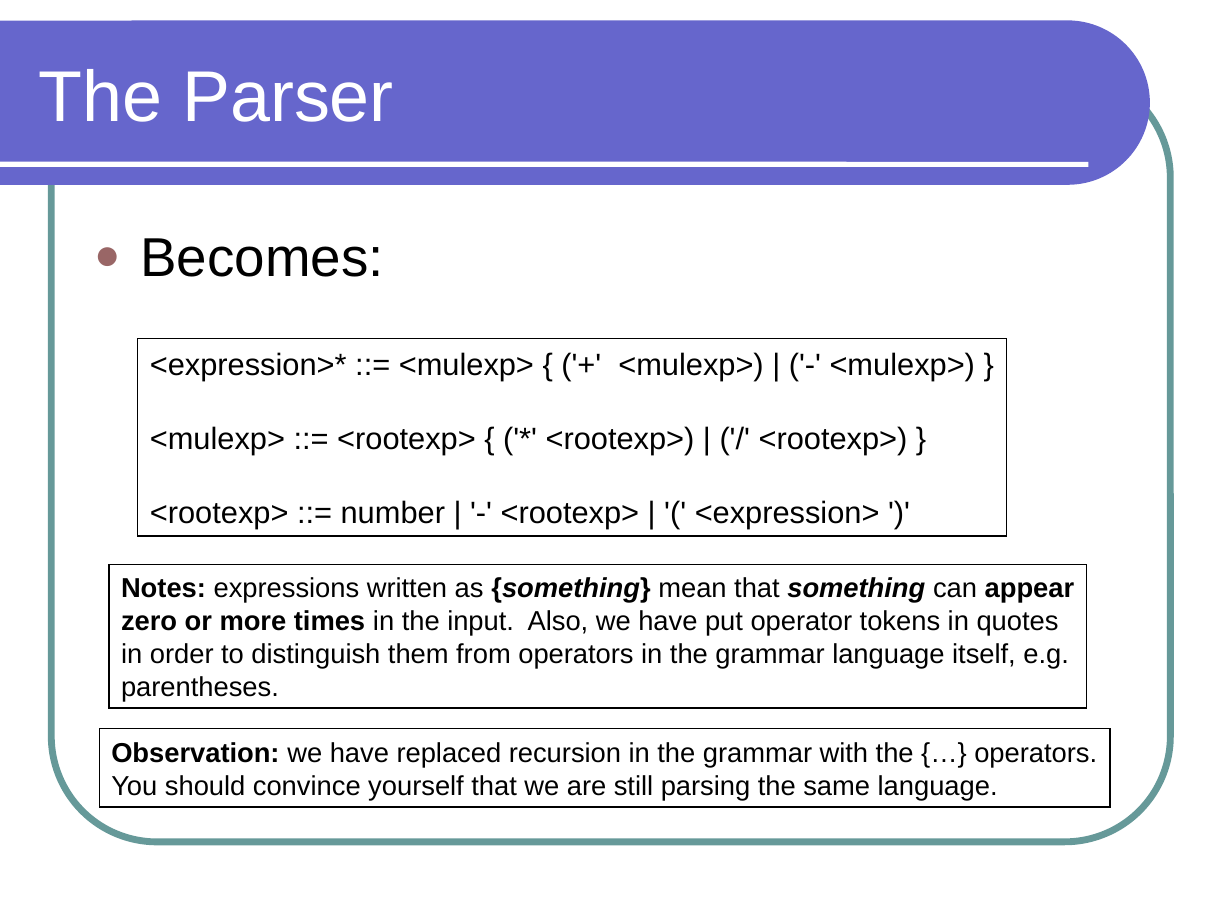
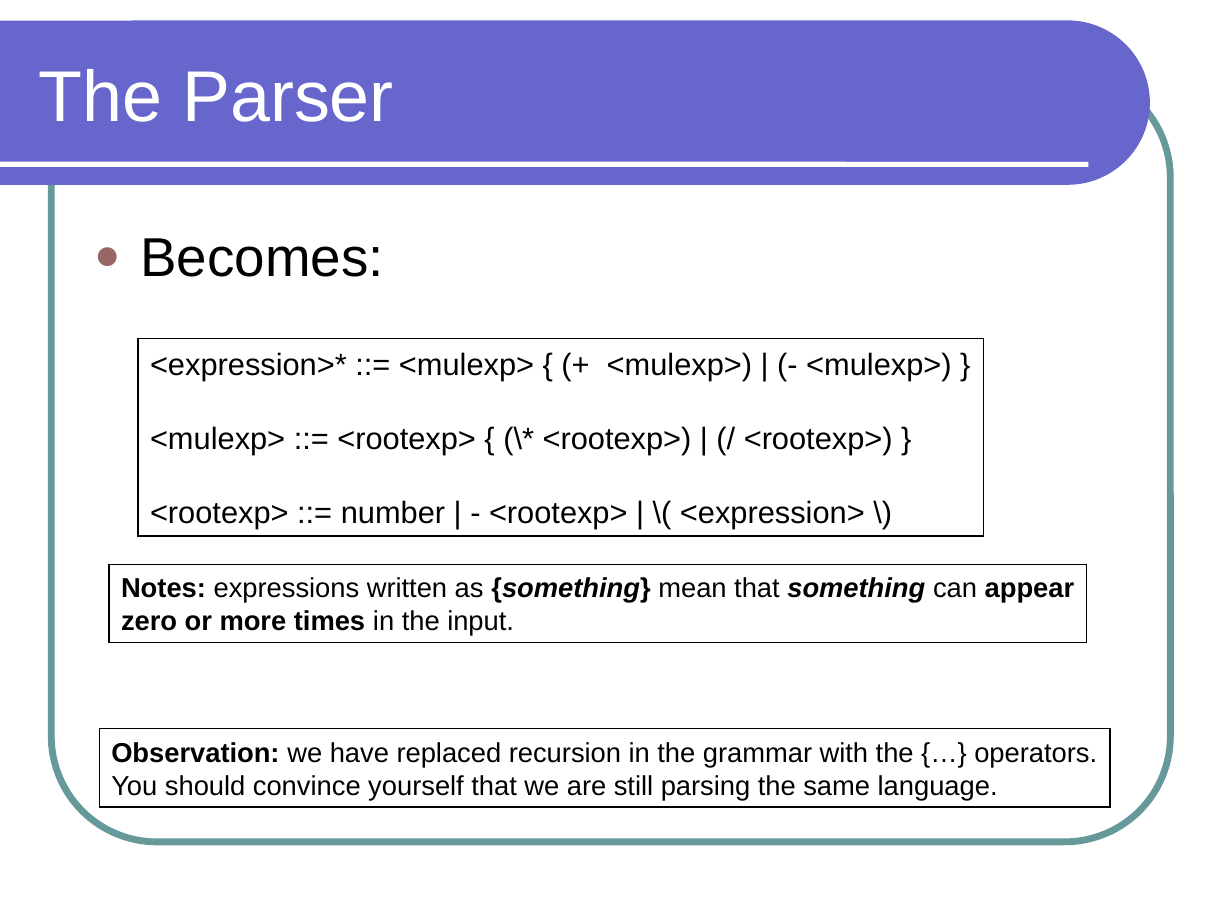
Before and after one commit to lutzhamel/CSC301, a slide deck: slide 11 of notes/csc301-ln012.ppt (slide 14 before the commit). Drawn at 1232x924 pixels with LibreOffice and Linux fonts; fonts in the diff are those of the drawing. Boxes give left, top, right and bottom in pixels: in the first picture for what was removed or moved away, otherwise in the second. Text is boxed around its words. In the diff, an @@ line names an element or a change of style, - is before the commit and + after.

```diff
--- a/notes/csc301-ln012.ppt
+++ b/notes/csc301-ln012.ppt
@@ rectangle "<expression>* ::= <mulexp> { (+ ...": place and size @@
-rectangle "<expression>* ::= <mulexp> { (+ ..." at [138, 339, 1007, 536]
+rectangle "<expression>* ::= <mulexp> { (+ ..." at [138, 339, 983, 536]
@@ text in rectangle at [150, 352, 951, 529]: text changed @@
-<expression>* ::= <mulexp> { ('+' <mulexp>) | ('-' <mulexp>) }
-<mulexp> ::= <rootexp> { ('*' <rootexp>) | ('/' <rootexp>) }
-<rootexp> ::= number | '-' <rootexp> | '(' <expression> ')'
+<expression>* ::= <mulexp> { (+ <mulexp>) | (- <mulexp>) }
+<mulexp> ::= <rootexp> { (\* <rootexp>) | (/ <rootexp>) }
+<rootexp> ::= number | - <rootexp> | \( <expression> \)
@@ rectangle "Notes: expressions written as {something} ...": place and size @@
-rectangle "Notes: expressions written as {something} ..." at [108, 564, 1085, 708]
+rectangle "Notes: expressions written as {something} ..." at [108, 564, 1085, 643]
@@ text in rectangle at [121, 577, 1075, 636]: text changed; bold on @@
-Notes: expressions written as {something} mean that something can appear
-zero or more times in the input. Also, we have put operator tokens in quotes
-in order to distinguish them from operators in the grammar language itself, e.g.
-parentheses.
+Notes: expressions written as {something} mean that something can appear
+zero or more times in the input.
```
Also in this commit, not shown: 14 other slides changed, 3 slides added, 1 slide removed, 7 other files.
